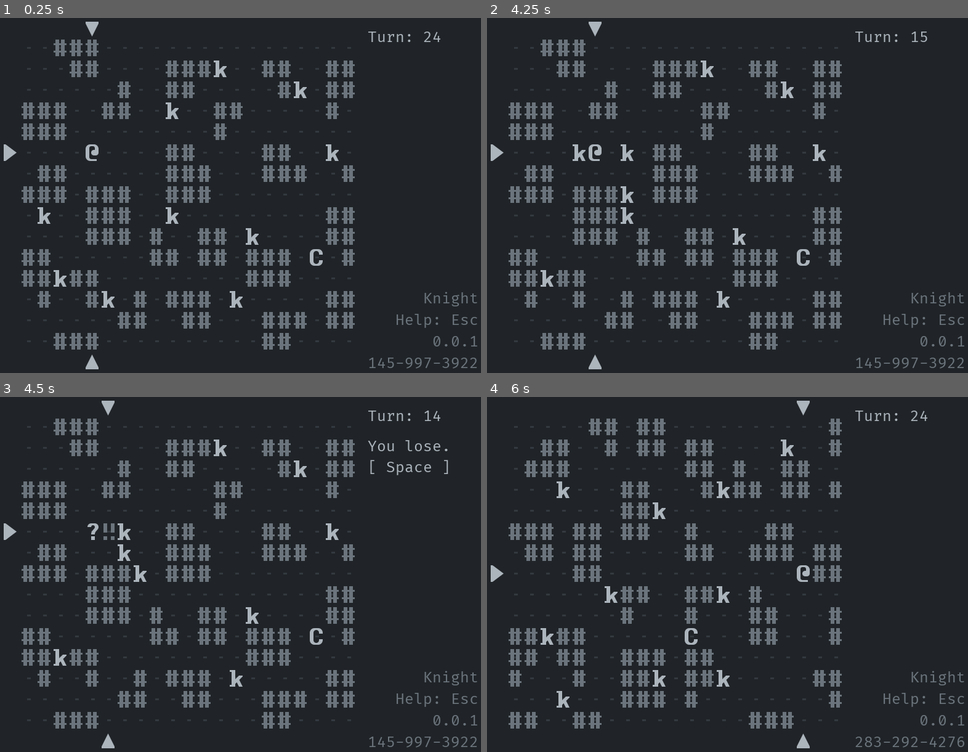
Above: before the commit, frames 1-4 (two rows, left to right).
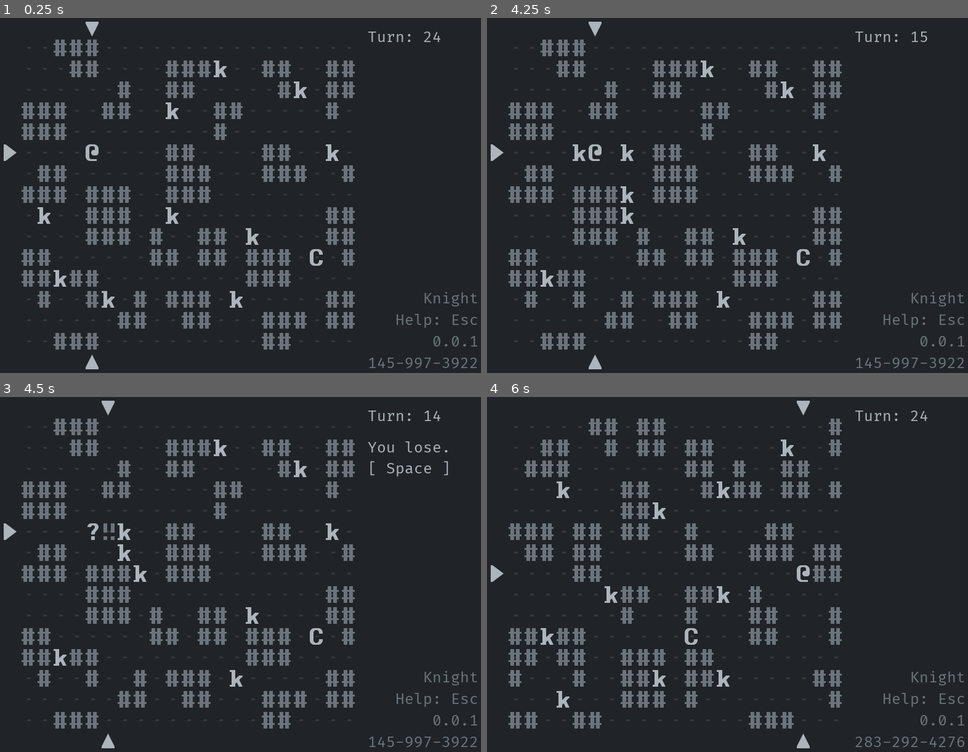
Above: after the commit, the same moments.

Repository: Bozar/OneMoreLevel
Game: Godot game, scene res://scene/main/MainScene.tscn
Two runs of this game, one before a commit and one after it. Both use one fixed random seed, a clock stepped at 60 frames per second and the inputs below.
Inputs:
- Up to frame 1 (0.25 s): no input
- Up to frame 2 (4.25 s): tap Enter at 0.5, 2, 3.5 s; hold Right (move_right) 0.53-1.28 s; tap T (add_turn) at 0.6, 2.1, 3.6 s; tap Space (init_world) at 1.25, 1.35, 2.75, 2.85 s; hold Down (move_down) 1.28-2.03 s; hold Right (move_right) 2.03-2.78 s; hold Up (move_up) 2.78-3.53 s; hold Left (move_left) from 3.53 s (still down)
- Up to frame 3 (4.5 s): keep holding Left (move_left); tap Space (init_world) at 4.25, 4.35 s
- Up to frame 4 (6 s): release Left (move_left) at 5.03 s; hold Down (move_down) 5.03-5.78 s; tap T (add_turn) at 5.1 s; hold Right (move_right) from 5.78 s (still down); tap Space (init_world) at 5.85 s

Frames 1-2 are identical in both runs. In frame 3, 0.3% of the frame differs, in the area x 76-94%, y 12-23%; in frame 4, nothing differs.

Commit message:
Adjust main screen UI.

Diff:
--- a/project.godot
+++ b/project.godot
@@ -59,6 +59,11 @@
 "language": "GDScript",
 "path": "res://scene/main/GameSetting.gd"
 }, {
+"base": "HBoxContainer",
+"class": "Game_HelpHBox",
+"language": "GDScript",
+"path": "res://scene/gui/HelpHBox.gd"
+}, {
 "base": "Node2D",
 "class": "Game_HelpInput",
 "language": "GDScript",
@@ -118,6 +123,11 @@
 "class": "Game_Schedule",
 "language": "GDScript",
 "path": "res://scene/main/Schedule.gd"
+}, {
+"base": "VBoxContainer",
+"class": "Game_SidebarVBox",
+"language": "GDScript",
+"path": "res://scene/gui/SidebarVBox.gd"
 }, {
 "base": "Node2D",
 "class": "Game_SpriteType",
@@ -150,6 +160,7 @@
 "Game_EnemyAI": "",
 "Game_GameProgress": "",
 "Game_GameSetting": "",
+"Game_HelpHBox": "",
 "Game_HelpInput": "",
 "Game_HitPoint": "",
 "Game_InitWorld": "",
@@ -162,6 +173,7 @@
 "Game_ReloadGame": "",
 "Game_RemoveObject": "",
 "Game_Schedule": "",
+"Game_SidebarVBox": "",
 "Game_SpriteType": "",
 "Game_SwitchScreen": "",
 "Game_SwitchSprite": "",
--- a/scene/gui/MainGUI.tscn
+++ b/scene/gui/MainGUI.tscn
@@ -16,50 +16,58 @@
 margin_bottom = 600.0
 rect_min_size = Vector2( 180, 0 )
 size_flags_horizontal = 8
+custom_constants/separation = 20
 script = ExtResource( 2 )
 
-[node name="Turn" parent="SidebarVBox" instance=ExtResource( 1 )]
+[node name="Upper" type="VBoxContainer" parent="SidebarVBox"]
 margin_right = 210.0
-margin_bottom = 45.0
-rect_min_size = Vector2( 0, 45 )
+margin_bottom = 444.0
+size_flags_vertical = 3
+custom_constants/separation = 20
+
+[node name="Turn" parent="SidebarVBox/Upper" instance=ExtResource( 1 )]
+margin_right = 210.0
 size_flags_vertical = 1
 text = "Turn: 14"
 
-[node name="Message" parent="SidebarVBox" instance=ExtResource( 1 )]
-margin_top = 49.0
+[node name="Message" parent="SidebarVBox/Upper" instance=ExtResource( 1 )]
+margin_top = 51.0
 margin_right = 210.0
-margin_bottom = 460.0
+margin_bottom = 444.0
 size_flags_vertical = 3
 text = "Message"
 
-[node name="World" parent="SidebarVBox" instance=ExtResource( 1 )]
+[node name="Lower" type="VBoxContainer" parent="SidebarVBox"]
 margin_top = 464.0
 margin_right = 210.0
-margin_bottom = 495.0
+margin_bottom = 600.0
+
+[node name="World" parent="SidebarVBox/Lower" instance=ExtResource( 1 )]
+margin_right = 210.0
 size_flags_vertical = 1
 text = "World Name"
 align = 2
 
-[node name="Help" parent="SidebarVBox" instance=ExtResource( 1 )]
-margin_top = 499.0
+[node name="Help" parent="SidebarVBox/Lower" instance=ExtResource( 1 )]
+margin_top = 35.0
 margin_right = 210.0
-margin_bottom = 530.0
+margin_bottom = 66.0
 size_flags_vertical = 1
 text = "Help"
 align = 2
 
-[node name="Version" parent="SidebarVBox" instance=ExtResource( 1 )]
-margin_top = 534.0
+[node name="Version" parent="SidebarVBox/Lower" instance=ExtResource( 1 )]
+margin_top = 70.0
 margin_right = 210.0
-margin_bottom = 565.0
+margin_bottom = 101.0
 size_flags_vertical = 1
 text = "Version: 1.2.3"
 align = 2
 
-[node name="Seed" parent="SidebarVBox" instance=ExtResource( 1 )]
-margin_top = 569.0
+[node name="Seed" parent="SidebarVBox/Lower" instance=ExtResource( 1 )]
+margin_top = 105.0
 margin_right = 210.0
-margin_bottom = 600.0
+margin_bottom = 136.0
 size_flags_vertical = 1
 text = "123456"
 align = 2
--- a/scene/gui/SidebarVBox.gd
+++ b/scene/gui/SidebarVBox.gd
@@ -2,12 +2,12 @@
 class_name Game_SidebarVBox
 
 
-const TURN: String = "Turn"
-const MESSAGE: String = "Message"
-const WORLD: String = "World"
-const HELP: String = "Help"
-const VERSION: String = "Version"
-const SEED: String = "Seed"
+const TURN: String = "Upper/Turn"
+const MESSAGE: String = "Upper/Message"
+const WORLD: String = "Lower/World"
+const HELP: String = "Lower/Help"
+const VERSION: String = "Lower/Version"
+const SEED: String = "Lower/Seed"
 
 const CountDown := preload("res://scene/main/CountDown.gd")
 
